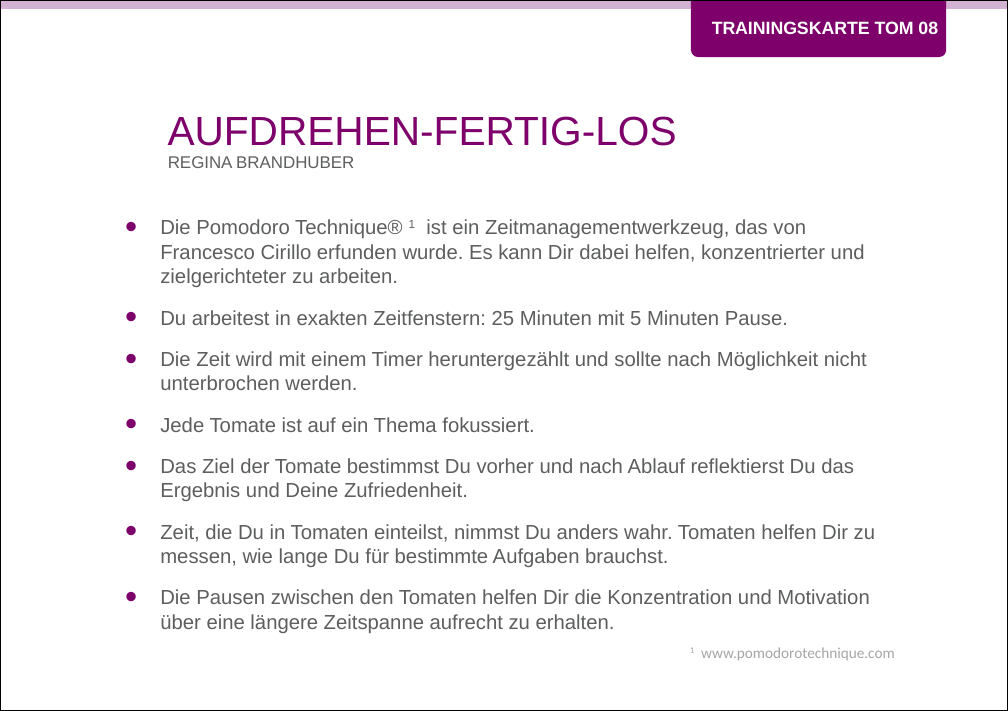
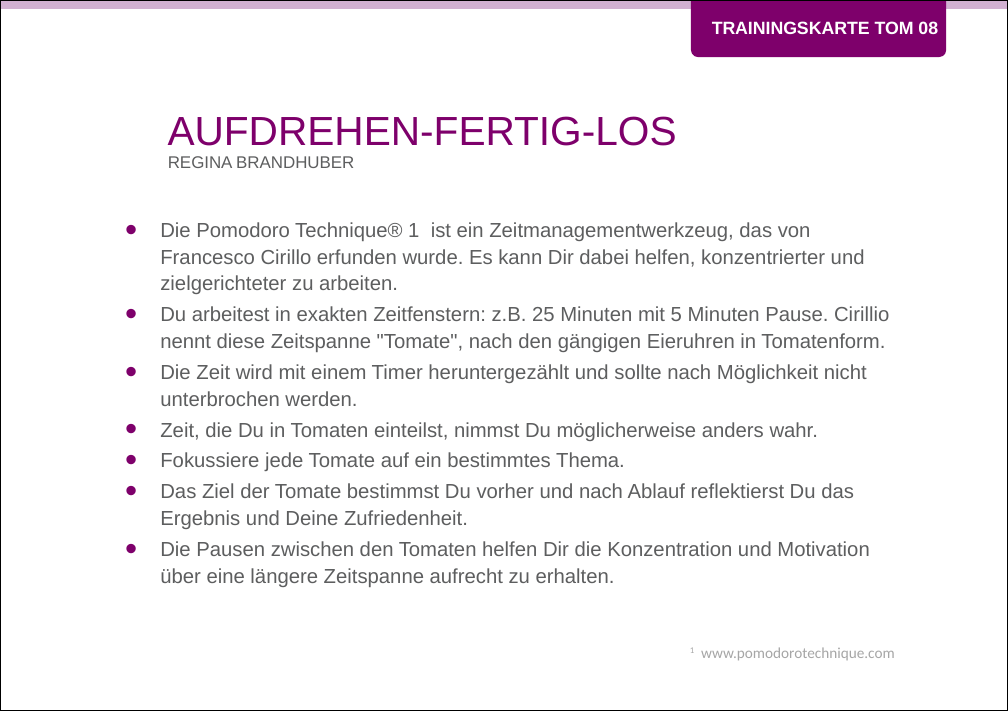
Before and after one commit to Teamtool/training-materials, a slide deck: slide 1 of music moves/Tomatoes (TOM)/ger/apprentice/ger_TOM_08_Aufdrehen-fertig-los_MM_A.pptx. Drawn at 1008x711 pixels with LibreOffice and Linux fonts; fonts in the diff are those of the drawing; background and template pictures are left out. Boxes give left, top, right and bottom in pixels: in the first picture for what was removed or moved away, otherwise in the second. Text is boxed around its words. In the diff, an @@ line names an element or a change of style, - is before the commit and + after.

```diff
--- a/music moves/Tomatoes (TOM)/ger/apprentice/ger_TOM_08_Aufdrehen-fertig-los_MM_A.pptx
+++ b/music moves/Tomatoes (TOM)/ger/apprentice/ger_TOM_08_Aufdrehen-fertig-los_MM_A.pptx
@@ text at [160,222,869,587]: now on the baseline in "1"; line spacing 1 to 1.1; less space between paragraphs @@
@@ text at [160,306,889,352]: text changed @@
-• Du arbeitest in exakten Zeitfenstern: 25 Minuten mit 5 Minuten Pause.
+• Du arbeitest in exakten Zeitfenstern: z.B. 25 Minuten mit 5 Minuten Pause. Cirillio nennt diese Zeitspanne "Tomate", nach den gängigen Eieruhren in Tomatenform.
@@ text at [160,422,818,471]: text changed @@
-• Jede Tomate ist auf ein Thema fokussiert.
+• Zeit, die Du in Tomaten einteilst, nimmst Du möglicherweise anders wahr.
+• Fokussiere jede Tomate auf ein bestimmtes Thema.
@@ text at [160,524,875,567]: paragraph removed @@
-• Zeit, die Du in Tomaten einteilst, nimmst Du anders wahr. Tomaten helfen Dir zu messen, wie lange Du für bestimmte Aufgaben brauchst.
```
Also in this commit, not shown: 1 other slide changed, 1 other file.
